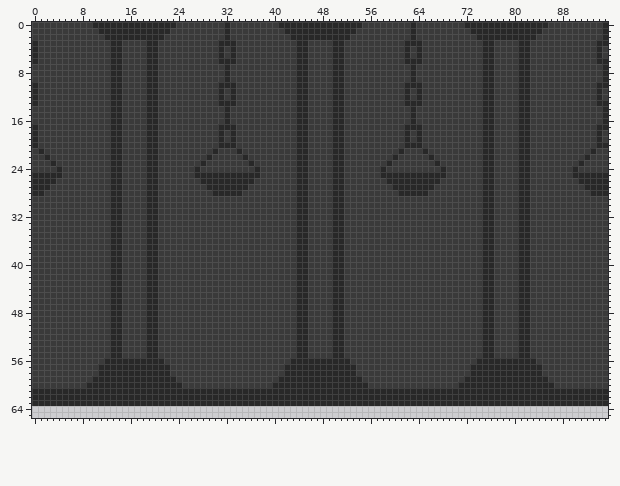
Sprite sheet -- assets/terrain/background_dungeons.png. The picture above is the old version.
The file is 96x96 pixels. Colours within 5 levels of each other are drawn and written as one. Shown: x 0..95, y 0..65.
After the commit:
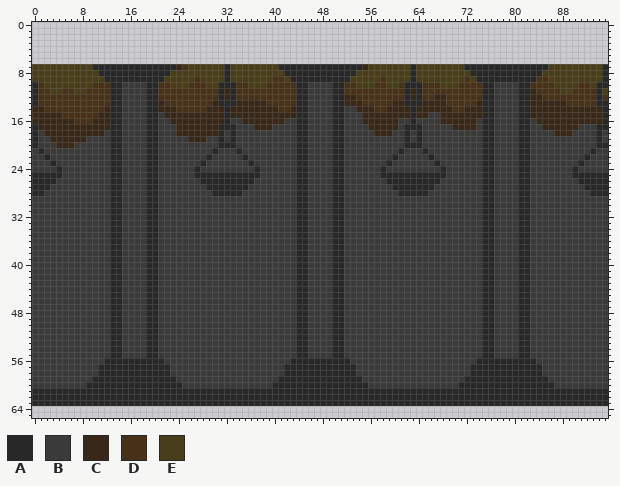
Palette (. is transparent): A #282828  B #3a3a3a  C #382817  D #483119  E #483e19
Difference:
Changed rows in their new state; - is an unchanged pixel.
first column x 0:
 0 ................................................................................................
 1 ................................................................................................
 2 ................................................................................................
 3 ................................................................................................
 4 ................................................................................................
 5 ................................................................................................
 6 ................................................................................................
 7 EEEEEEEEEEAAA--AAAA--AAACDEEEEEE-EEEEEEEEAAA--AAAA--AAACEEEEEEE-EEEEEEEEAAA--AAAA--AAAEEEEEEEEE-
 8 EEEEEEEEEEEAA--AAAA--AAEEEEEEEEE-EEEEEEEEEAA--AAAA--AAEEEEEEEEE-EEEEEEEEEAA--AAAA--AAEEEEEEEEEE-
 9 EEEEEEEEEEEEA--AAAA--AEEEEEDEEEE-EEEEEEEDDEA--AAAA--AEEEEEDEEEE-EEEEEEEEDEA--AAAA--ADDEEEEEEEEE-
10 -DEEEEEEEEDDD--------DDEEEDDDEE---DDEEEDDDDD--------DDEEEDDEED---DDDEEEDDDD--------DDDDEEEEDDE--
11 -DDEEDDEEDDDD--------DDDDDDDDDD-C-DDDDDDDDDD--------DDDDDDDDDD-C-DDDDDDDDDD--------CDDDDEEDDDD-E
12 -DDDDDDDDDDDD--------DDDDDDDDDD-C-DDDDDDDDDD--------CCDDDDDDDD-C-DDCCDDDDDD--------CCDDDDDDDDD-D
13 -DDDDDDDDDDDD--------CDDDDDDDDC---CCCCCDDDDD--------CCCDDDDDCC---CCCCDDDDDC--------CCCCCCDDDDD--
14 CCDDDDDDDDDDC--------CCCDDDDDCCC-CCCCCCCCDDC----------CCCDDCCCC-CCCCCCDDCCC--------CCCCCCCCCCCC-
15 CCCCCDDDDDDCC---------CCCCCCCCCC-CCCCCCCCCCC-----------CCCCCCCC-CC--CCCCCCC--------CCCCCCCCCCCC-
16 CCCCCCCDDDCCC----------CCCCCCCCC---CCCCCCC-------------CCCCCC-------CCCCCC----------CCCCCCCCCCC-
17 -CCCCCCCCCCCC-----------CCCCCCC------CCC----------------CCCCC---------CCCC-----------CCCCCC-----
18 --CCCCCCCCCC------------CCCCCCC--------------------------CCC---------------------------CCC------
19 ---CCCCCC-----------------CCC-------------------------------------------------------------------
20 ----CCC-----------------------------------------------------------------------------------------
Changed places in both pictures, as pixel boxes (x1, y1, x2, y2):
changed: (32, 22, 608, 148)
